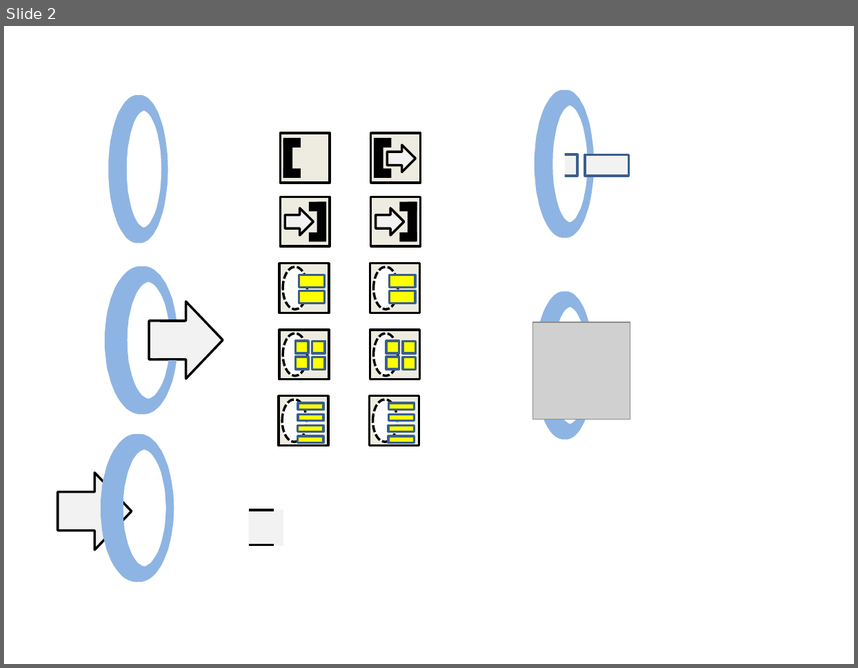
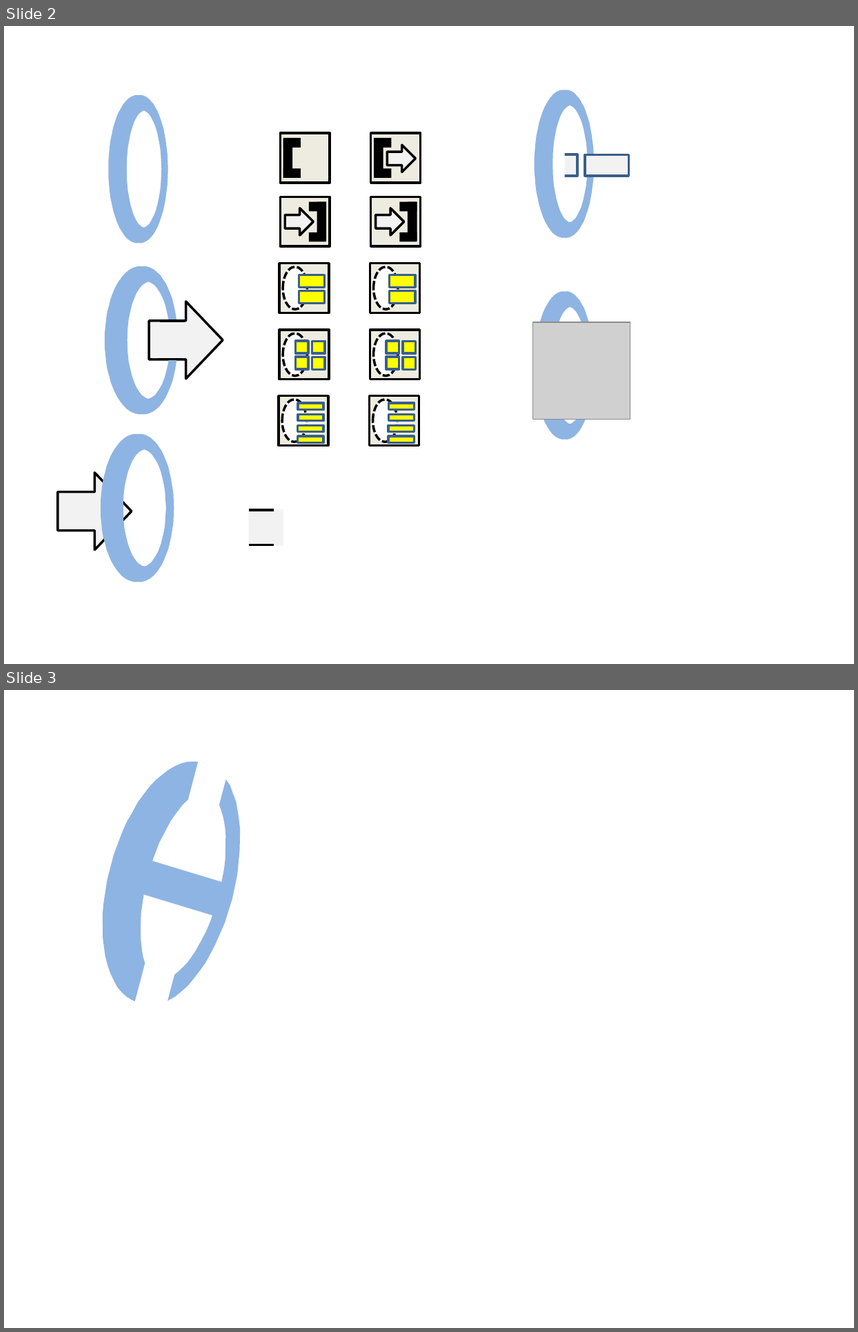
Before and after one commit to Mindtoeye/Hoop, a slide deck: Resources/Hoop-Graphics.pptx. Shown one above the other, each under a label of ours: slide 2 before the commit, slides 2 and 3 after it. The pictures are 858x668 and 858x1332 pixels, drawn with LibreOffice and Linux fonts; fonts in the diff are those of the drawing; grey boxes stand for pictures. Boxes give left, top, right and bottom in pixels: in the first picture for what was removed or moved away, otherwise in the second. Text is boxed around its words. In the diff, an @@ line names an element or a change of style, - is before the commit and + after.

```diff
--- a/Resources/Hoop-Graphics.pptx
+++ b/Resources/Hoop-Graphics.pptx
@@ slide 3 added at box(4, 690, 854, 1328), background #FFFFFF @@
@@ freeform shape added at box(79, 747, 263, 1018), fill #8EB4E3 @@
@@ rectangle added at box(133, 756, 230, 1017), fill #FFFFFF @@
@@ rectangle added at box(118, 854, 232, 918), fill #8EB4E3 @@
```
Also in this commit, not shown: 11 other files.
